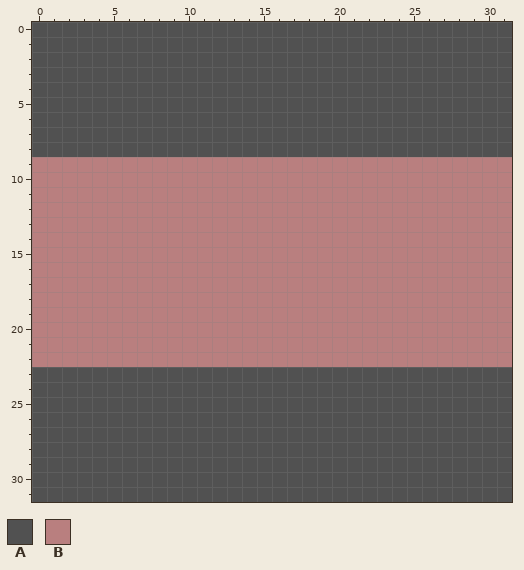
Pixel-art file, stored at rudolfaMape/SIZV_sprites/Tiles/lounge_stripe.ase. Above: the version before the commit.
32x32 pixels, 1 frame.
Palette (. is transparent): A #515151  B #b97f7f
New version:
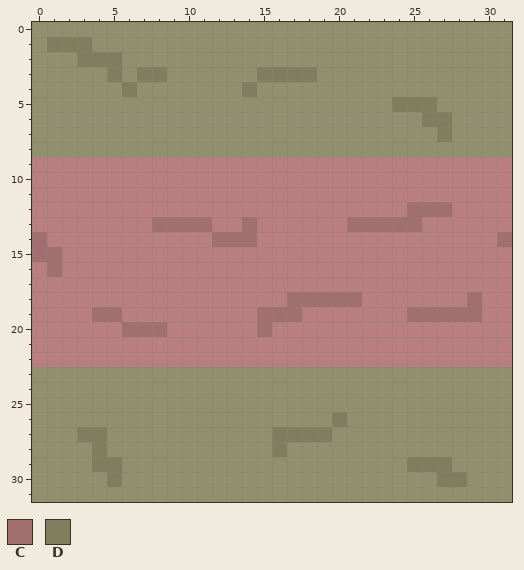
Colours new in this view: C #a26f6f  D #807e5e
Edits made:
Colour A changes from #515151 to #918f6d.
The edit turns colour B into colour C in row 12 at x 25 to 27; in row 13 at x 8 to 11, 14 and 21 to 25; in row 14 at x 0, 12 to 14 and 31; in row 15 at x 0 to 1; in row 16 at x 1; in row 18 at x 17 to 21 and 29.
The edit turns colour B into colour C in row 19 at x 4 to 5, 15 to 17 and 25 to 29; in row 20 at x 6 to 8 and 15.
The edit turns colour A into colour D in row 1 at x 1 to 3; in row 2 at x 3 to 5; in row 3 at x 5, 7 to 8 and 15 to 18; in row 4 at x 6 and 14; in row 5 at x 24 to 26; in row 6 at x 26 to 27.
The edit turns colour A into colour D in row 7 at x 27; in row 26 at x 20; in row 27 at x 3 to 4 and 16 to 19; in row 28 at x 4 and 16; in row 29 at x 4 to 5 and 25 to 27; in row 30 at x 5 and 27 to 28.
Pixel boxes of the changes (left, top, right, bottom) in both pictures:
changed: (32, 22, 512, 157)
changed: (32, 202, 512, 502)
